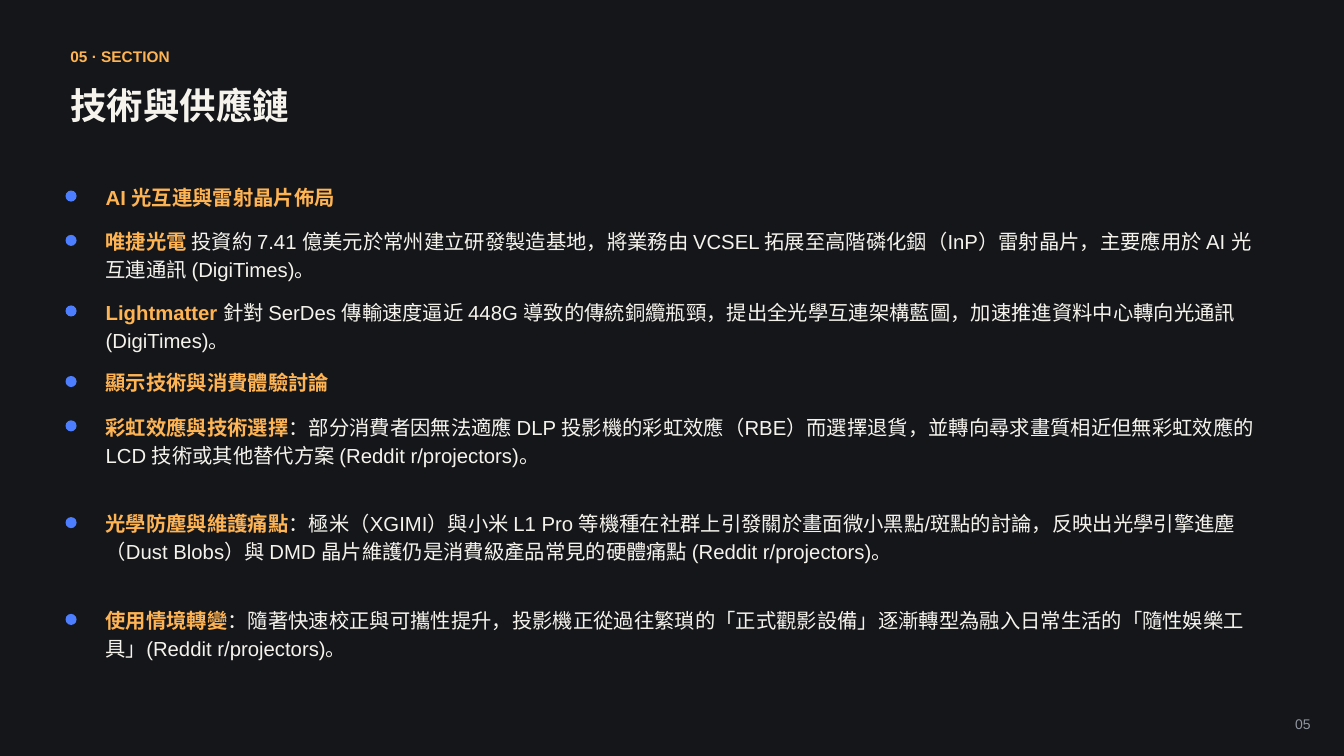
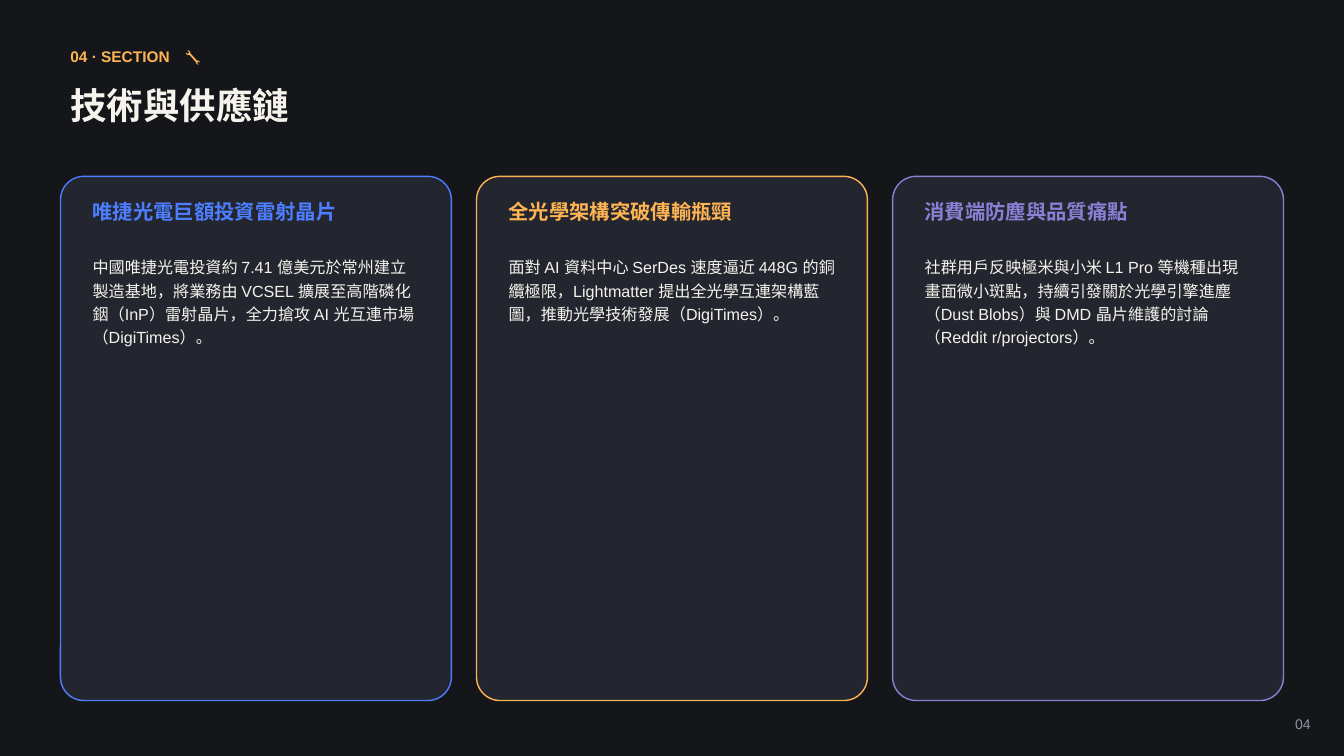
Before and after one commit to coffee30233-gif/Project-Insight, a slide deck: slide 4 of data/reports/2026-W34.pptx (slide 5 before the commit). Drawn at 1344x756 pixels with LibreOffice and Linux fonts; fonts in the diff are those of the drawing. Boxes give left, top, right and bottom in pixels: in the first picture for what was removed or moved away, otherwise in the second. Text is boxed around its words. In the diff, an @@ line names an element or a change of style, - is before the commit and + after.

```diff
--- a/data/reports/2026-W34.pptx
+++ b/data/reports/2026-W34.pptx
@@ text at box(70, 51, 170, 62): text changed @@
-05 · SECTION
+04 · SECTION 🔧
@@ rounded rectangle added at box(60, 176, 452, 701), fill #23262F, outline #4C7EFF 1 pt @@
@@ rounded rectangle added at box(477, 176, 868, 701), fill #23262F, outline #FFB454 1 pt @@
@@ rounded rectangle added at box(893, 176, 1285, 701), fill #23262F, outline #8B7FD6 1 pt @@
@@ ellipse removed at box(66, 191, 77, 202) @@
@@ text at box(93, 201, 337, 221): text changed; text colour #FFB454 to #4C7EFF @@
-AI 光互連與雷射晶片佈局
+唯捷光電巨額投資雷射晶片
@@ text added at box(509, 201, 733, 221), 14.5 pt, text #FFB454, bold @@
+全光學架構突破傳輸瓶頸
@@ text at box(925, 201, 1128, 221): text changed; text colour #FFB454 to #8B7FD6 @@
-顯示技術與消費體驗討論
+消費端防塵與品質痛點
@@ ellipse removed at box(66, 235, 77, 246) @@
@@ text at box(93, 259, 415, 347): text changed; size 14.5 to 11.5 pt @@
-唯捷光電 投資約 7.41 億美元於常州建立研發製造基地，將業務由 VCSEL 拓展至高階磷化銦（InP）雷射晶片，主要應用於 AI 光互連通訊 (DigiTimes)。
+中國唯捷光電投資約 7.41 億美元於常州建立製造基地，將業務由 VCSEL 擴展至高階磷化銦（InP）雷射晶片，全力搶攻 AI 光互連市場（DigiTimes）。
@@ text at box(509, 259, 835, 324): text changed; size 14.5 to 11.5 pt @@
-Lightmatter 針對 SerDes 傳輸速度逼近 448G 導致的傳統銅纜瓶頸，提出全光學互連架構藍圖，加速推進資料中心轉向光通訊 (DigiTimes)。
+面對 AI 資料中心 SerDes 速度逼近 448G 的銅纜極限，Lightmatter 提出全光學互連架構藍圖，推動光學技術發展（DigiTimes）。
@@ text at box(925, 259, 1239, 347): text changed; size 14.5 to 11.5 pt @@
-光學防塵與維護痛點：極米（XGIMI）與小米 L1 Pro 等機種在社群上引發關於畫面微小黑點/斑點的討論，反映出光學引擎進塵（Dust Blobs）與 DMD 晶片維護仍是消費級產品常見的硬體痛點 (Reddit r/projectors)。
+社群用戶反映極米與小米 L1 Pro 等機種出現畫面微小斑點，持續引發關於光學引擎進塵（Dust Blobs）與 DMD 晶片維護的討論（Reddit r/projectors）。
@@ ellipse removed at box(66, 306, 77, 317) @@
@@ ellipse removed at box(66, 376, 77, 387) @@
@@ text removed at box(106, 417, 1254, 468) @@
-彩虹效應與技術選擇：部分消費者因無法適應 DLP 投影機的彩虹效應（RBE）而選擇退貨，並轉向尋求畫質相近但無彩虹效應的 LCD 技術或其他替代方案 (Reddit r/projectors)。
@@ ellipse removed at box(66, 420, 77, 432) @@
@@ ellipse removed at box(66, 517, 77, 528) @@
@@ ellipse removed at box(66, 614, 77, 625) @@
@@ text removed at box(106, 610, 1244, 661) @@
-使用情境轉變：隨著快速校正與可攜性提升，投影機正從過往繁瑣的「正式觀影設備」逐漸轉型為融入日常生活的「隨性娛樂工具」(Reddit r/projectors)。
@@ text at box(1295, 719, 1311, 729): text changed @@
-05
+04
```
Also in this commit, not shown: 2 other slides changed, 2 slides added, 3 slides removed, 3 other files.
